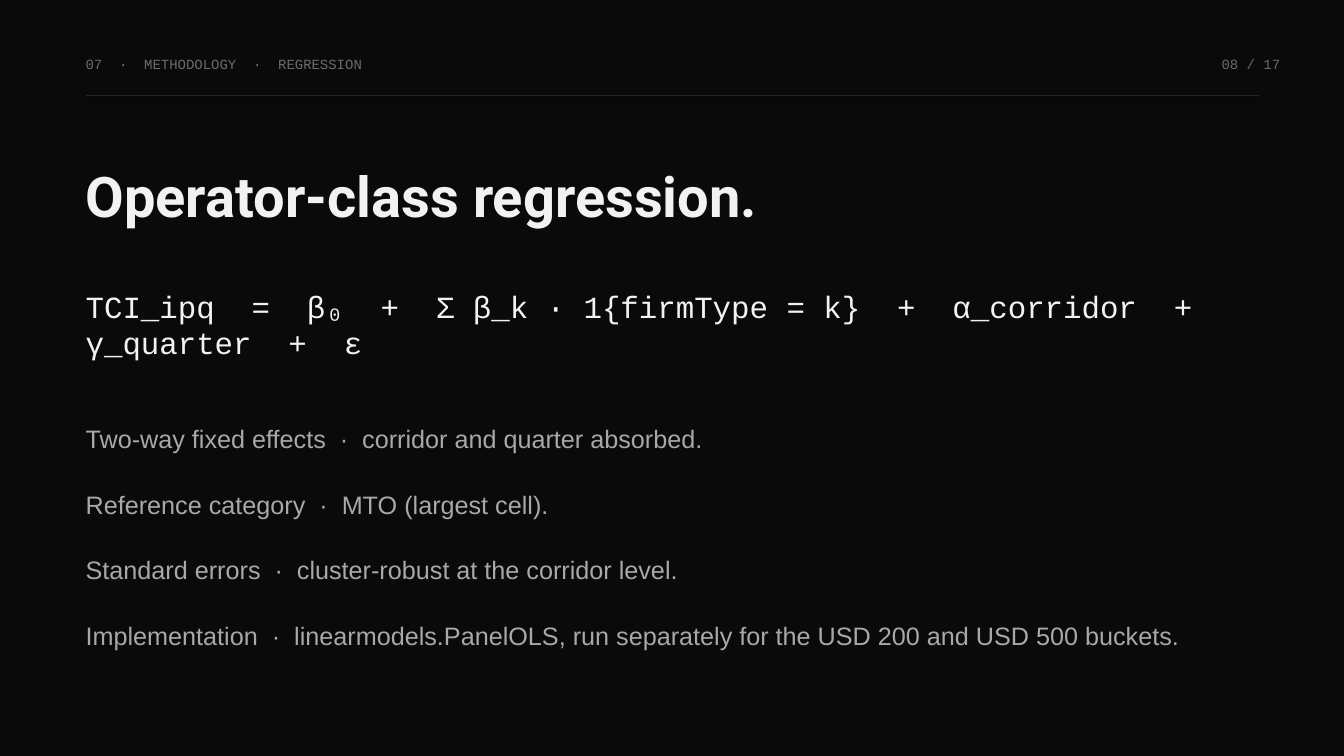
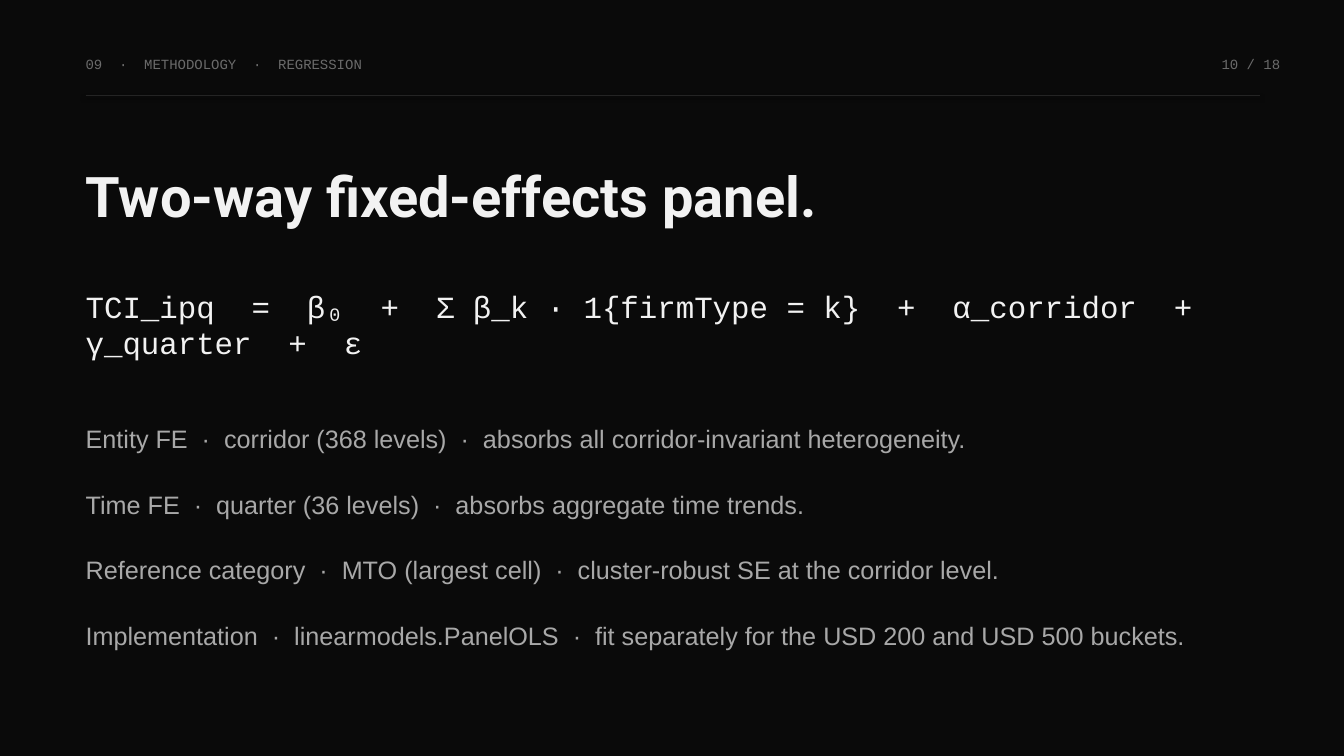
Before and after one commit to ronitdhansoia/fds, a slide deck: slide 10 of report/MigrantMoney_Presentation.pptx (slide 8 before the commit). Drawn at 1344x756 pixels with LibreOffice and Linux fonts; fonts in the diff are those of the drawing. Boxes give left, top, right and bottom in pixels: in the first picture for what was removed or moved away, otherwise in the second. Text is boxed around its words. In the diff, an @@ line names an element or a change of style, - is before the commit and + after.

```diff
--- a/report/MigrantMoney_Presentation.pptx
+++ b/report/MigrantMoney_Presentation.pptx
@@ text at box(86, 60, 362, 69): text changed @@
-07 · METHODOLOGY · REGRESSION
+09 · METHODOLOGY · REGRESSION
@@ text at box(1222, 60, 1280, 69): text changed @@
-08 / 17
+10 / 18
@@ text at box(86, 174, 816, 229): text changed @@
-Operator-class regression.
+Two-way fixed-effects panel.
@@ text at box(86, 430, 966, 453): text changed @@
-Two-way fixed effects · corridor and quarter absorbed.
+Entity FE · corridor (368 levels) · absorbs all corridor-invariant heterogeneity.
@@ text at box(86, 496, 804, 519): text changed @@
-Reference category · MTO (largest cell).
+Time FE · quarter (36 levels) · absorbs aggregate time trends.
@@ text at box(86, 561, 999, 584): text changed @@
-Standard errors · cluster-robust at the corridor level.
+Reference category · MTO (largest cell) · cluster-robust SE at the corridor level.
@@ text at box(86, 627, 1185, 650): text changed @@
-Implementation · linearmodels.PanelOLS, run separately for the USD 200 and USD 500 buckets.
+Implementation · linearmodels.PanelOLS · fit separately for the USD 200 and USD 500 buckets.
```
Also in this commit, not shown: 14 other slides changed, 3 slides added, 2 slides removed, 1 other file.
